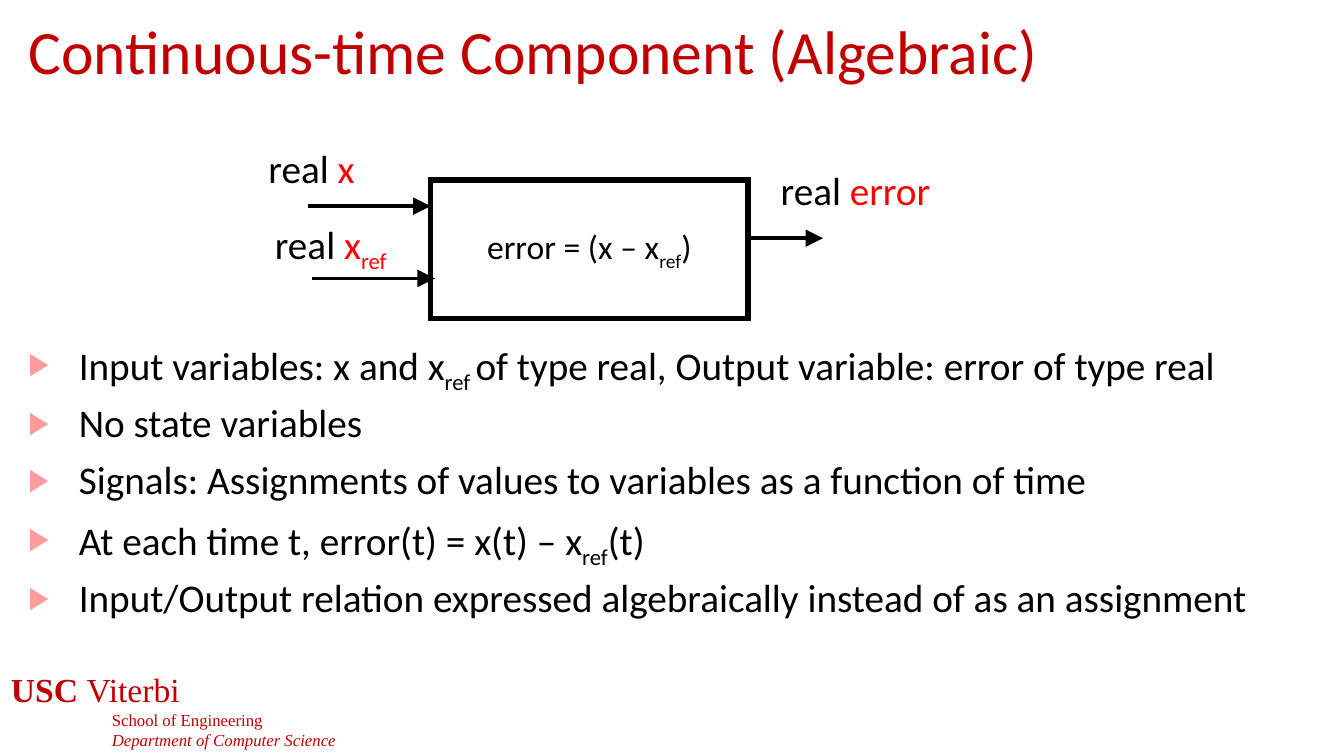
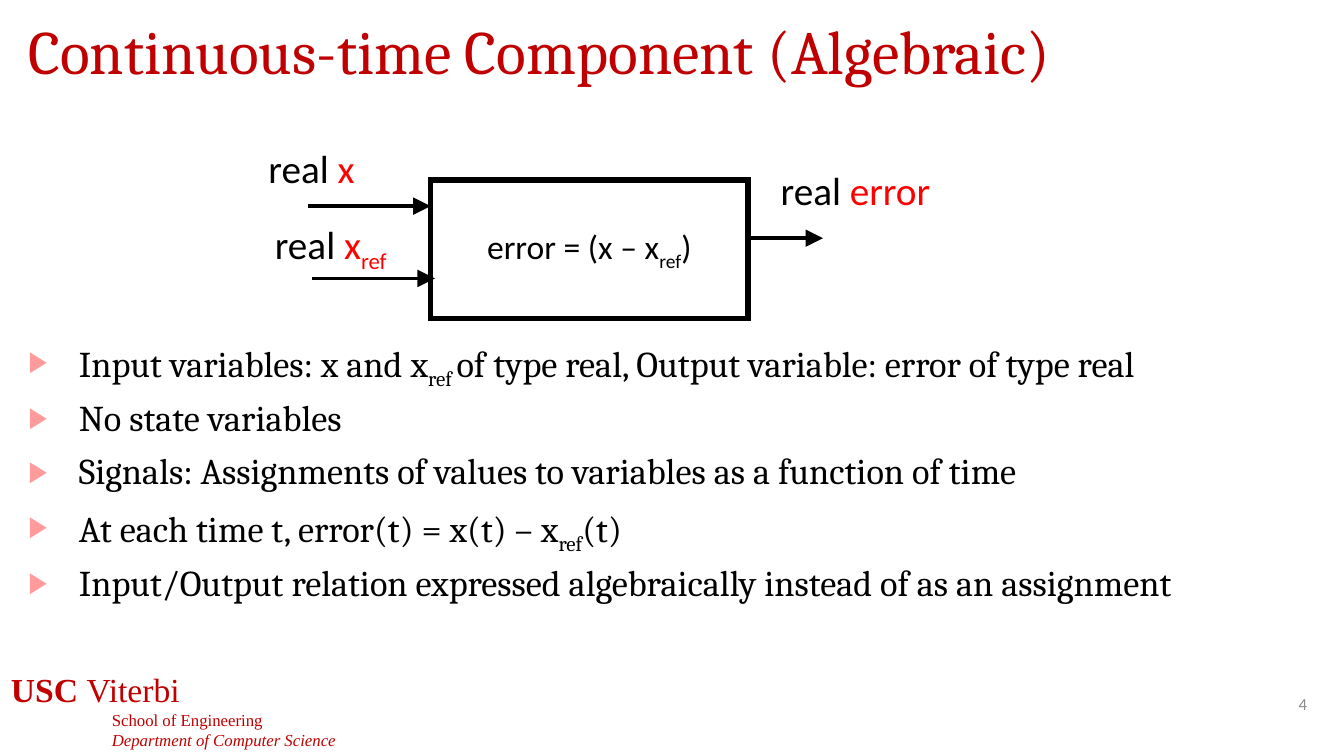
Before and after one commit to jdeshmukh/jdeshmukh.github.io, a slide deck: slide 4 of teaching/cs513-autocps-fall-2026/slides/DynamicalSystems.pptx. Drawn at 1344x756 pixels with LibreOffice and Linux fonts; fonts in the diff are those of the drawing; background and template pictures are left out. Boxes give left, top, right and bottom in pixels: in the first picture for what was removed or moved away, otherwise in the second. Text is boxed around its words. In the diff, an @@ line names an element or a change of style, - is before the commit and + after.

```diff
--- a/teaching/cs513-autocps-fall-2026/slides/DynamicalSystems.pptx
+++ b/teaching/cs513-autocps-fall-2026/slides/DynamicalSystems.pptx
@@ title "Continuous-time Component (Algebraic)" at bbox=[28, 30, 1051, 88]: font Calibri to Cambria @@
@@ text "Input variables: x and xref ..." at bbox=[79, 351, 1171, 604]: size 28 to 25.9 pt, font Calibri to Cambria @@
@@ page number added at bbox=[1299, 699, 1307, 710], 12 pt, text #8C8C8C @@
+4
```
Also in this commit, not shown: 25 other slides changed, 3 other files.
